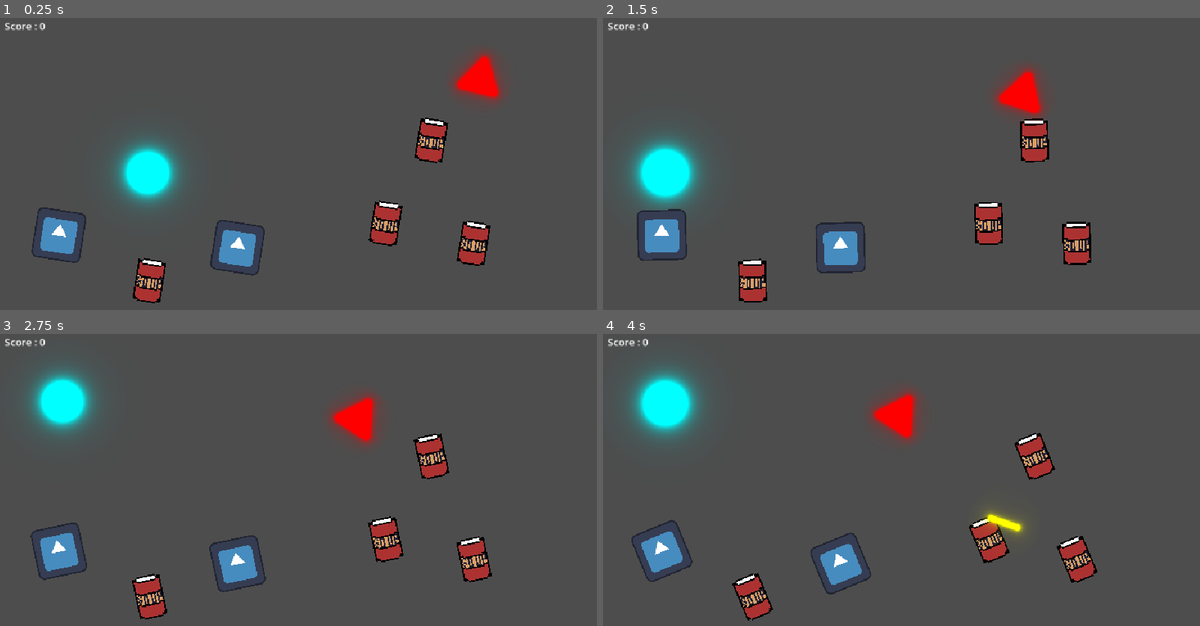
Above: before the commit, frames 1-4 (two rows, left to right).
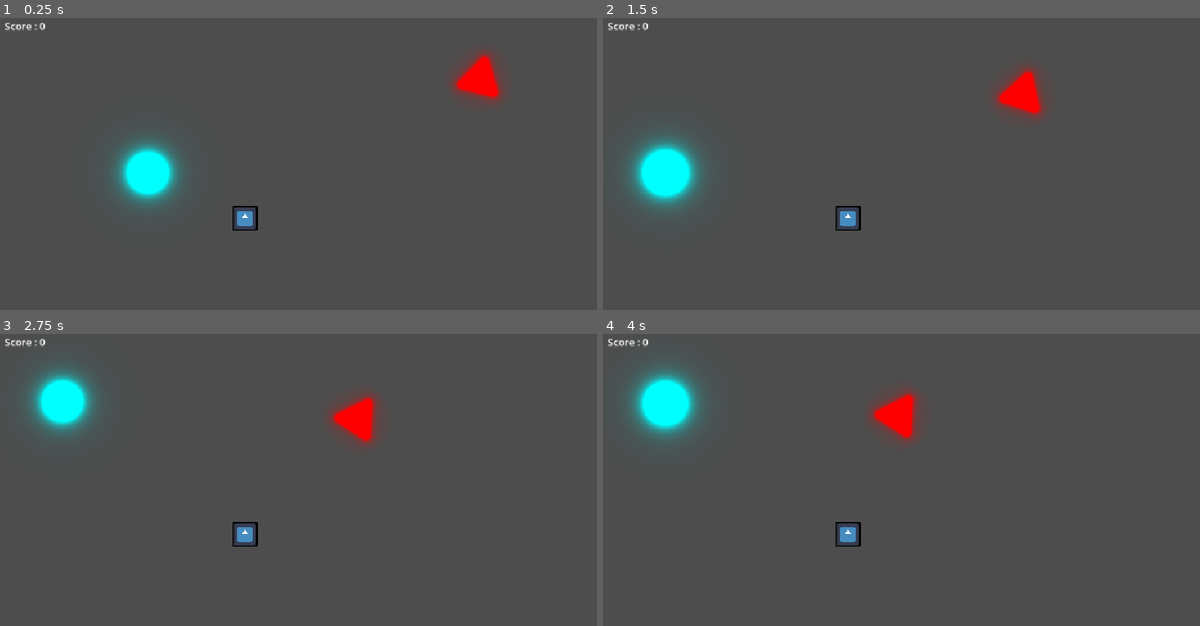
Above: after the commit, the same moments.

Repository: loco-choco/quantux-ui-experiment
Game: Godot game, scene res://main.tscn
Same seed, same stepped clock (60 frames per second), same inputs: the game is played once before the commit and once after it. The engine's default icon, where the game draws it, is replaced by a stand-in: a white triangle on a blue panel in a dark square.
Inputs (mouse positions are in pixels of both pictures, inside the frame that each line leads up to):
- Up to frame 1 (0.25 s): no input
- Up to frame 2 (1.5 s): move the mouse to (1032, 166) at 0.52 s; hold Left (player_move_x_neg) 0.53-1.28 s; click (1032, 166) at 0.67 s; move the mouse to (782, 199) at 1.27 s; tap Right (player_move_x_pos) at 1.35 s; click (782, 199) at 1.42 s
- Up to frame 3 (2.75 s): move the mouse to (358, 424) at 2.02 s; hold Up (player_move_y_neg) from 2.03 s (still down); click (358, 424) at 2.17 s
- Up to frame 4 (4 s): move the mouse to (871, 564) at 2.77 s; release Up (player_move_y_neg) at 2.78 s; tap Down (player_move_y_pos) at 2.85 s; click (871, 564) at 2.92 s; move the mouse to (1080, 550) at 3.52 s; tap E (shoot) at 3.6 s; click (1080, 550) at 3.67 s

The runs differ from the first frame. In frame 1, 4.5% of the frame differs, in the area x 5-83%, y 34-98%; in frame 2, 4.7%; in frame 3, 4.5%; in frame 4, 4.8%, in the area x 4-83%, y 33-99%.

Commit message:
updated ingame item to use control for rendering

Diff:
--- a/items/item.gd
+++ b/items/item.gd
@@ -1,18 +1,21 @@
 class_name Item extends Area2D
 
 @export var item_data: ItemData
-@onready var sprite: SpriteBouncer2D = $SpriteBouncer2D
+@onready var icon: TextureRect = $%Icon
+@onready var diselected: Control = $%Diselected
+@onready var selected: Control = $%Selected
 
 func _ready() -> void:
 	sync_with_item_data()
+	disselect()
 
 func sync_with_item_data() -> void:
-	sprite.texture = item_data.texture
+	icon.texture = item_data.texture
 
-func hide_in_game() -> void:
-	hide()
-	set_process_mode(Node.PROCESS_MODE_DISABLED)
+func disselect() -> void:
+	diselected.show()
+	selected.hide()
 
-func show_in_game() -> void:
-	show()
-	set_process_mode(Node.PROCESS_MODE_INHERIT)
+func select() -> void:
+	diselected.hide()
+	selected.show()
--- a/items/item.tscn
+++ b/items/item.tscn
@@ -1,9 +1,9 @@
-[gd_scene load_steps=7 format=3 uid="uid://dfa3nrjnhe3mt"]
+[gd_scene load_steps=9 format=3 uid="uid://dfa3nrjnhe3mt"]
 
 [ext_resource type="Script" uid="uid://ck4ylmuc6egep" path="res://items/item.gd" id="1_kg5e7"]
-[ext_resource type="Script" uid="uid://udgl2ehv0tdf" path="res://sprite_bouncer_2D.gd" id="1_tnite"]
 [ext_resource type="Script" uid="uid://dnhj6mns60i8v" path="res://items/item_data.gd" id="2_cd4ji"]
 [ext_resource type="Texture2D" uid="uid://bidf8wxw1wkkp" path="res://icon.svg" id="3_cd4ji"]
+[ext_resource type="Texture2D" uid="uid://c4ovb6eqsu04x" path="res://items/item.png" id="5_88lpn"]
 
 [sub_resource type="Resource" id="Resource_88lpn"]
 script = ExtResource("2_cd4ji")
@@ -12,22 +12,94 @@
 dimensions = Vector2i(1, 1)
 metadata/_custom_type_script = "uid://dnhj6mns60i8v"
 
-[sub_resource type="RectangleShape2D" id="RectangleShape2D_kg5e7"]
-size = Vector2(79, 82)
+[sub_resource type="CircleShape2D" id="CircleShape2D_cd4ji"]
+radius = 55.509007
+
+[sub_resource type="StyleBoxFlat" id="StyleBoxFlat_88lpn"]
+bg_color = Color(0.16862746, 0.16862746, 0.16862746, 1)
+border_width_left = 2
+border_width_top = 2
+border_width_right = 2
+border_width_bottom = 2
+border_color = Color(0, 0, 0, 1)
+corner_radius_top_left = 2
+corner_radius_top_right = 2
+corner_radius_bottom_right = 2
+corner_radius_bottom_left = 2
+anti_aliasing_size = 0.1
+
+[sub_resource type="StyleBoxFlat" id="StyleBoxFlat_881i2"]
+bg_color = Color(0.16924527, 0.16924533, 0.16924518, 1)
+border_width_left = 2
+border_width_top = 2
+border_width_right = 2
+border_width_bottom = 2
+corner_radius_top_left = 2
+corner_radius_top_right = 2
+corner_radius_bottom_right = 2
+corner_radius_bottom_left = 2
+anti_aliasing_size = 0.1
 
 [node name="Item" type="Area2D"]
 collision_mask = 0
 script = ExtResource("1_kg5e7")
 item_data = SubResource("Resource_88lpn")
 
-[node name="SpriteBouncer2D" type="Sprite2D" parent="."]
-texture_filter = 1
-scale = Vector2(0.6171873, 0.63281256)
-texture = ExtResource("3_cd4ji")
-script = ExtResource("1_tnite")
-limit = 30
-speed = 210
-
 [node name="CollisionShape2D" type="CollisionShape2D" parent="."]
 position = Vector2(0.5, 0)
-shape = SubResource("RectangleShape2D_kg5e7")
+shape = SubResource("CircleShape2D_cd4ji")
+
+[node name="Control" type="Control" parent="."]
+layout_mode = 3
+anchors_preset = 8
+anchor_left = 0.5
+anchor_top = 0.5
+anchor_right = 0.5
+anchor_bottom = 0.5
+offset_left = -20.0
+offset_top = -20.0
+offset_right = 20.0
+offset_bottom = 20.0
+grow_horizontal = 2
+grow_vertical = 2
+
+[node name="PanelContainer" type="PanelContainer" parent="Control"]
+layout_mode = 1
+anchors_preset = 15
+anchor_right = 1.0
+anchor_bottom = 1.0
+grow_horizontal = 2
+grow_vertical = 2
+size_flags_vertical = 4
+
+[node name="Diselected" type="Panel" parent="Control/PanelContainer"]
+unique_name_in_owner = true
+layout_mode = 2
+mouse_filter = 2
+theme_override_styles/panel = SubResource("StyleBoxFlat_88lpn")
+
+[node name="Selected" type="Panel" parent="Control/PanelContainer"]
+unique_name_in_owner = true
+layout_mode = 2
+mouse_filter = 2
+theme_override_styles/panel = SubResource("StyleBoxFlat_881i2")
+
+[node name="MarginContainer" type="MarginContainer" parent="Control/PanelContainer"]
+layout_mode = 2
+mouse_filter = 2
+theme_override_constants/margin_left = 2
+theme_override_constants/margin_top = 2
+theme_override_constants/margin_right = 2
+theme_override_constants/margin_bottom = 2
+
+[node name="AspectRatioContainer" type="AspectRatioContainer" parent="Control/PanelContainer/MarginContainer"]
+layout_mode = 2
+mouse_filter = 2
+
+[node name="Icon" type="TextureRect" parent="Control/PanelContainer/MarginContainer/AspectRatioContainer"]
+unique_name_in_owner = true
+texture_filter = 1
+layout_mode = 2
+mouse_filter = 2
+texture = ExtResource("5_88lpn")
+expand_mode = 1
--- a/main.tscn
+++ b/main.tscn
@@ -1,11 +1,10 @@
-[gd_scene load_steps=9 format=3 uid="uid://dy7fc8q4jmtgw"]
+[gd_scene load_steps=8 format=3 uid="uid://dy7fc8q4jmtgw"]
 
 [ext_resource type="Script" uid="uid://d0lfe13c8lca8" path="res://main.gd" id="1_272bh"]
 [ext_resource type="PackedScene" uid="uid://cg55uk4s6qv0g" path="res://player.tscn" id="1_ig7tw"]
 [ext_resource type="PackedScene" uid="uid://dfa3nrjnhe3mt" path="res://items/item.tscn" id="2_0xm2m"]
 [ext_resource type="Script" uid="uid://d0b7g03iss0pa" path="res://hud.gd" id="3_1bvp3"]
 [ext_resource type="PackedScene" uid="uid://btu4ox8a5nhsk" path="res://inventories/grid/inventory.tscn" id="4_lquwl"]
-[ext_resource type="PackedScene" uid="uid://n7lwal0fl241" path="res://items/soup.tscn" id="5_lquwl"]
 [ext_resource type="PackedScene" uid="uid://bnq00287k1il2" path="res://gameplay/enemy.tscn" id="6_7mycd"]
 [ext_resource type="PackedScene" uid="uid://c45awuou43skt" path="res://gameplay/bullet.tscn" id="8_5vw27"]
 
@@ -30,25 +29,11 @@
 
 [node name="Inventory" parent="HUD" instance=ExtResource("4_lquwl")]
 unique_name_in_owner = true
+visible = false
 item_scene = ExtResource("2_0xm2m")
 
-[node name="Item2" parent="." instance=ExtResource("2_0xm2m")]
-position = Vector2(385, 374)
-
 [node name="Item" parent="." instance=ExtResource("2_0xm2m")]
-position = Vector2(99, 354)
-
-[node name="Soup" parent="." instance=ExtResource("5_lquwl")]
-position = Vector2(244, 426)
-
-[node name="Soup2" parent="." instance=ExtResource("5_lquwl")]
-position = Vector2(763, 366)
-
-[node name="Soup3" parent="." instance=ExtResource("5_lquwl")]
-position = Vector2(622, 334)
-
-[node name="Soup4" parent="." instance=ExtResource("5_lquwl")]
-position = Vector2(695, 201)
+position = Vector2(397, 327)
 
 [node name="Enemy1" parent="." instance=ExtResource("6_7mycd")]
 position = Vector2(792, 99)
@@ -65,6 +50,7 @@
 text = "Score : 0"
 
 [node name="Bullets" type="Node2D" parent="."]
+visible = false
 
 [node name="1" parent="Bullets" instance=ExtResource("8_5vw27")]
 
